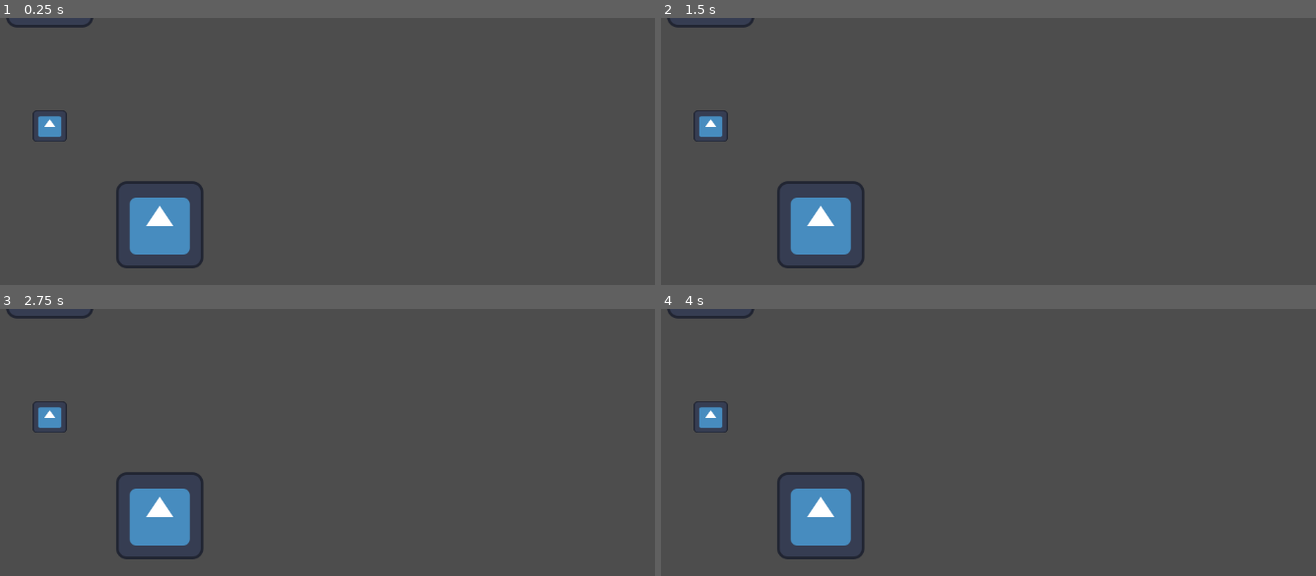
Above: before the commit, frames 1-4 (two rows, left to right).
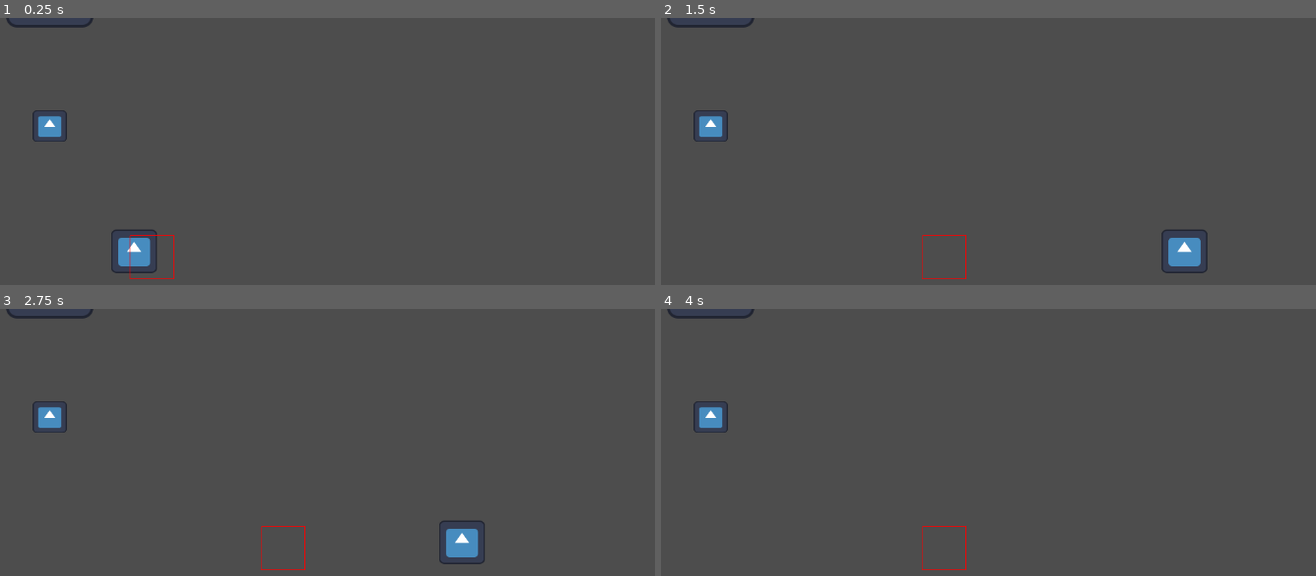
Above: after the commit, the same moments.

Repository: imanninen/test_godot
Game: Godot game, scene res://first_scene.tscn
The game is run twice, just before and just after one commit, with the same random seed, the same clock (stepped at 60 frames per second) and the same inputs. The engine's default icon, where the game draws it, is replaced by a stand-in: a white triangle on a blue panel in a dark square.
Inputs:
- Up to frame 1 (0.25 s): no input
- Up to frame 2 (1.5 s): tap Enter (ui_accept) at 0.5, 0.77 s; hold D (right, bound only after the commit) from 0.53 s (still down)
- Up to frame 3 (2.75 s): tap Enter (ui_accept) at 1.52 s; release D (right, bound only after the commit) at 2.03 s; hold A (left, bound only after the commit) from 2.03 s (still down)
- Up to frame 4 (4 s): release A (left, bound only after the commit) at 2.78 s; hold D (right, bound only after the commit) from 2.78 s (still down); tap Enter (ui_accept) at 3.02, 3.77 s

The runs differ from the first frame. In frame 1, 2.8% of the frame differs, in the area x 16-32%, y 61-98%; in frame 2, 3.3%, in the area x 17-84%, y 61-98%; in frame 3, 3.3%; in frame 4, 2.6%.

Commit message:
add field and cell class

Diff:
--- a/aboba.gd
+++ b/aboba.gd
@@ -3,7 +3,7 @@
 var gg: int = 0
 # Called when the node enters the scene tree for the first time.
 func _ready():
-	print("hell")
+	print("surprise surprise!")
 
 
 # Called every frame. 'delta' is the elapsed time since the previous frame.
--- a/first_scene.tscn
+++ b/first_scene.tscn
@@ -1,6 +1,7 @@
-[gd_scene load_steps=8 format=3 uid="uid://o8lx8vysihq2"]
+[gd_scene load_steps=9 format=3 uid="uid://o8lx8vysihq2"]
 
 [ext_resource type="Script" path="res://aboba.gd" id="1_1bp27"]
+[ext_resource type="Script" path="res://root_script.gd" id="1_6wf8t"]
 [ext_resource type="Texture2D" uid="uid://dky24olesx0cv" path="res://icon.svg" id="1_lse16"]
 [ext_resource type="Script" path="res://input_nandle.gd" id="3_i4f1x"]
 [ext_resource type="Script" path="res://test_moving.gd" id="4_aqvcn"]
@@ -12,6 +13,8 @@
 [sub_resource type="CircleShape2D" id="CircleShape2D_xm6ma"]
 
 [node name="Node2D" type="Node2D"]
+z_index = 1
+script = ExtResource("1_6wf8t")
 
 [node name="RigidBody2D" type="RigidBody2D" parent="."]
 position = Vector2(266, 158)
@@ -39,7 +42,9 @@
 position = Vector2(266, -50)
 texture = ExtResource("1_lse16")
 
-[node name="Sprite2D" type="Sprite2D" parent="."]
-position = Vector2(427, 304)
+[node name="Player" type="Sprite2D" parent="."]
+z_as_relative = false
+position = Vector2(389.5, 343)
+scale = Vector2(0.53, 0.5)
 texture = ExtResource("1_lse16")
 script = ExtResource("5_aabp0")
--- a/project.godot
+++ b/project.godot
@@ -14,3 +14,26 @@
 run/main_scene="res://first_scene.tscn"
 config/features=PackedStringArray("4.2", "Forward Plus")
 config/icon="res://icon.svg"
+
+[input]
+
+left={
+"deadzone": 0.5,
+"events": [null, Object(InputEventKey,"resource_local_to_scene":false,"resource_name":"","device":-1,"window_id":0,"alt_pressed":false,"shift_pressed":false,"ctrl_pressed":false,"meta_pressed":false,"pressed":false,"keycode":0,"physical_keycode":65,"key_label":0,"unicode":97,"echo":false,"script":null)
+]
+}
+right={
+"deadzone": 0.5,
+"events": [Object(InputEventKey,"resource_local_to_scene":false,"resource_name":"","device":-1,"window_id":0,"alt_pressed":false,"shift_pressed":false,"ctrl_pressed":false,"meta_pressed":false,"pressed":false,"keycode":0,"physical_keycode":68,"key_label":0,"unicode":100,"echo":false,"script":null)
+]
+}
+up={
+"deadzone": 0.5,
+"events": [Object(InputEventKey,"resource_local_to_scene":false,"resource_name":"","device":-1,"window_id":0,"alt_pressed":false,"shift_pressed":false,"ctrl_pressed":false,"meta_pressed":false,"pressed":false,"keycode":0,"physical_keycode":87,"key_label":0,"unicode":119,"echo":false,"script":null)
+]
+}
+down={
+"deadzone": 0.5,
+"events": [Object(InputEventKey,"resource_local_to_scene":false,"resource_name":"","device":-1,"window_id":0,"alt_pressed":false,"shift_pressed":false,"ctrl_pressed":false,"meta_pressed":false,"pressed":false,"keycode":0,"physical_keycode":83,"key_label":0,"unicode":115,"echo":false,"script":null)
+]
+}
--- /dev/null
+++ b/root_script.gd
@@ -0,0 +1,49 @@
+extends Node2D
+
+var field = []
+# Called when the node enters the scene tree for the first time.
+func _ready():
+	init_field()
+
+var current_cell: Cell
+var cell_x = 0
+var cell_y = 0
+# Called every frame. 'delta' is the elapsed time since the previous frame.
+func _process(delta):
+	var player: Node2D = get_node("Player")
+	var position = player.global_position
+	var position_x = int(position.x)
+	var position_y = int(position.y)
+
+	var pos_x_div = position_x / 64
+	var pos_y_div = position_y / 64
+	if pos_x_div >= 10 or pos_y_div >= 10:
+		print("Out of field!")
+		return
+	var new_current_cell: Cell = field[pos_x_div][pos_y_div]
+	if new_current_cell != current_cell:
+		#print("Current cell id: " + new_current_cell.id)
+		cell_x = pos_x_div
+		cell_y = pos_y_div
+		current_cell = new_current_cell
+		queue_redraw()
+
+func _draw():
+	draw_rect(Rect2(cell_x*64, cell_y*64, 64, 64), Color.RED, false)
+	print(cell_x, cell_y)
+
+func init_field():
+	for i in range(10):
+		var tmpArr = []
+		for j in range(10):
+			var tmpCell = Cell.new(false, str(i) + "-" + str(j))
+			tmpArr.append(tmpCell)
+		field.append(tmpArr)
+
+
+class Cell:
+	var is_touched: bool
+	var id
+	func _init(a, b):
+		is_touched = a
+		id = b
--- a/sprite_move.gd
+++ b/sprite_move.gd
@@ -15,7 +15,6 @@
 func get_input():
 	var input_direction = Input.get_vector("left", "right", "up", "down")
 	var velocity = input_direction * speed
-	print(velocity)
 	return velocity
 
 #func move(direction):
--- a/test_moving.gd
+++ b/test_moving.gd
@@ -1,5 +1,5 @@
 extends CharacterBody2D
-
+# this is just code genereted!!!!
 
 const SPEED = 300.0
 const JUMP_VELOCITY = -400.0
